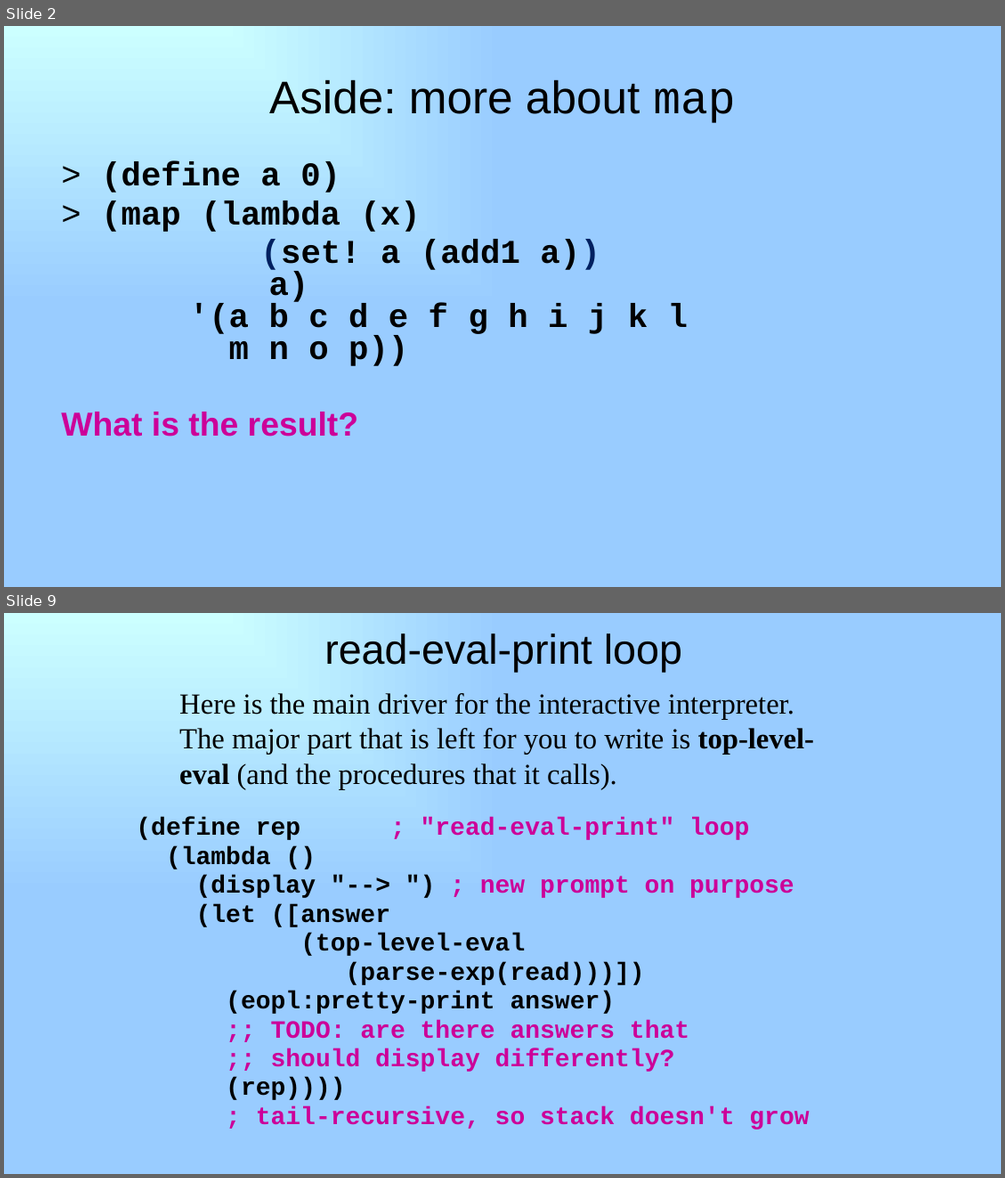
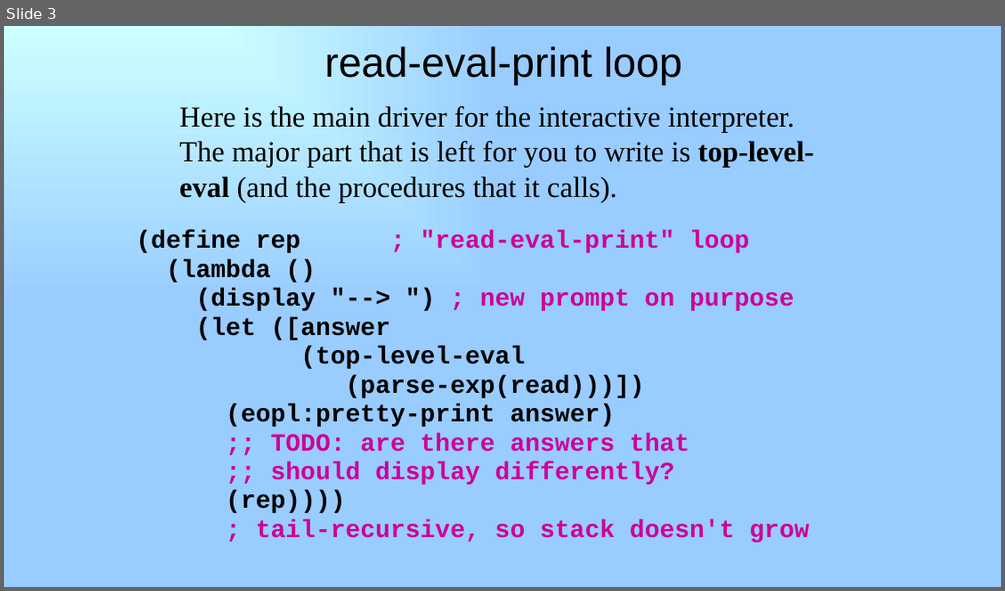
Before and after one commit to RHIT-CSSE/csse304, a slide deck: ClassMaterials/AddLetIfLambda/20-add-let-if-lambda.pptx. Shown one above the other, each under a label of ours: slides 2 and 9 before the commit, slide 3 after it; the slides between them are not shown. The pictures are 1005x1178 and 1005x591 pixels, drawn with LibreOffice and Linux fonts; fonts in the diff are those of the drawing. Boxes give left, top, right and bottom in pixels: in the first picture for what was removed or moved away, otherwise in the second. Text is boxed around its words. In the diff, an @@ line names an element or a change of style, - is before the commit and + after.

```diff
--- a/ClassMaterials/AddLetIfLambda/20-add-let-if-lambda.pptx
+++ b/ClassMaterials/AddLetIfLambda/20-add-let-if-lambda.pptx
@@ slide 2 removed at bbox=[4, 26, 1001, 587], background gradient #CCFFFF to #99CCFF @@
@@ title removed at bbox=[269, 79, 735, 123] @@
-Aside: more about map
@@ text removed at bbox=[61, 162, 688, 436] @@
-> (define a 0)
-> (map (lambda (x)
-(set! a (add1 a))
-a)
-'(a b c d e f g h i j k l
-m n o p))
-What is the result?
@@ what was slide 9 is now slide 3 @@
```
Also in this commit, not shown: 1 slide changed, 2 slides added, 13 other slides removed.
